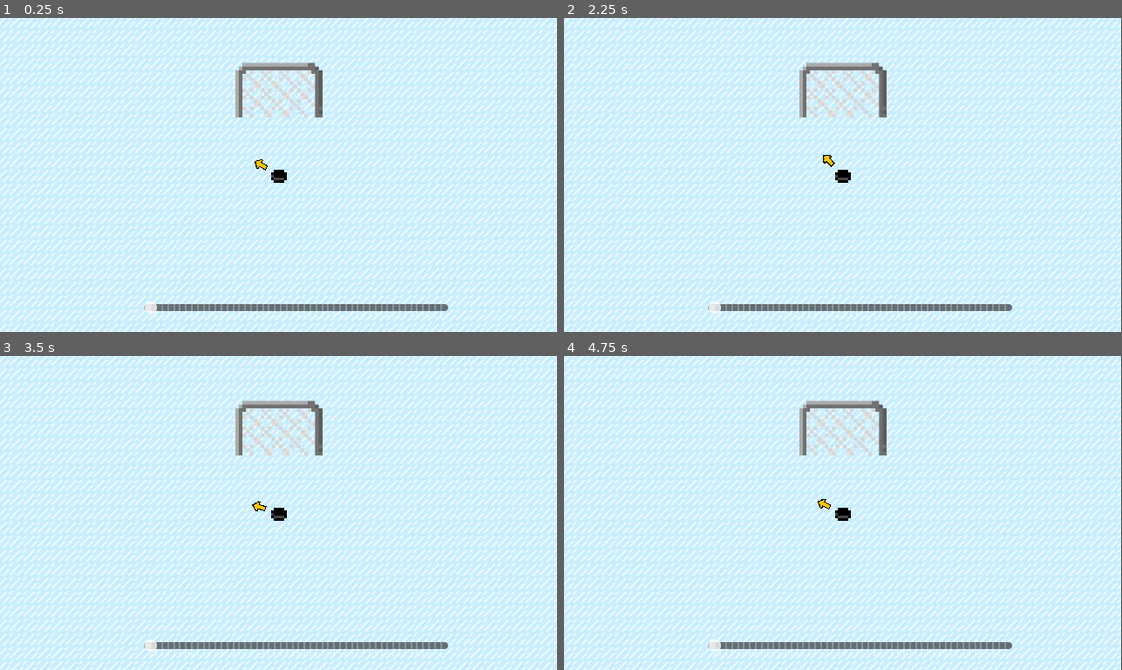
Above: before the commit, frames 1-4 (two rows, left to right).
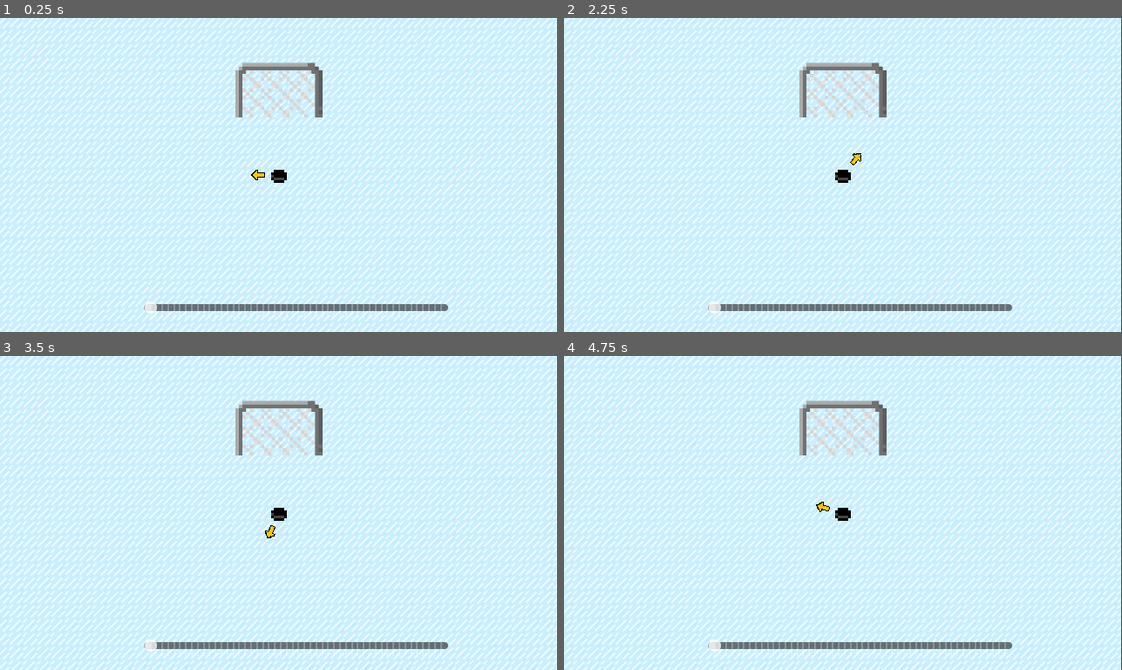
Above: after the commit, the same moments.

Repository: AidanJScott/Hockey-Maze-Game-550
Game: Godot game, scene res://scenes/baseLevel.tscn
The game is run twice, just before and just after one commit, with the same random seed, the same clock (stepped at 60 frames per second) and the same inputs.
Inputs (mouse positions are in pixels of both pictures, inside the frame that each line leads up to):
- Up to frame 1 (0.25 s): no input
- Up to frame 2 (2.25 s): move the mouse to (965, 159) at 0.52 s; tap Space (ui_select) at 0.77, 1.52, 2 s; tap Enter at 1.25 s; move the mouse to (731, 190) at 1.27 s; move the mouse to (898, 105) at 2.02 s
- Up to frame 3 (3.5 s): tap Enter at 2.75 s; move the mouse to (251, 575) at 2.77 s; tap Space (ui_select) at 3.02 s
- Up to frame 4 (4.75 s): tap Space (ui_select) at 3.5, 3.77, 4.52 s; move the mouse to (1010, 560) at 3.52 s; tap Enter at 4.25 s; move the mouse to (675, 465) at 4.27 s

The runs differ from the first frame. In frame 1, 0.1% of the frame differs, in the area x 45-48%, y 45-52%; in frame 2, 0.1%, in the area x 46-54%, y 43-48%; in frame 3, 0.1%; in frame 4, less than 0.1%.

Commit message:
fixed arrow lock onto mouse

Diff:
--- a/scripts/arrow.gd
+++ b/scripts/arrow.gd
@@ -3,5 +3,5 @@
 
 
 func _process(delta: float) -> void:
-	self.look_at(get_global_mouse_position() - self.global_position)
+	self.look_at(get_global_mouse_position())
 	self.rotate(PI/2)
